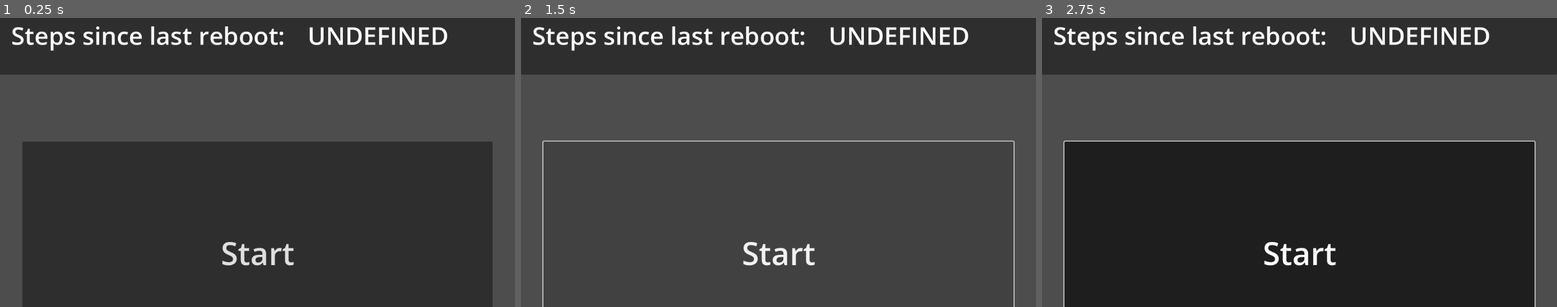
Above: before the commit, frames 1-3 (left to right).
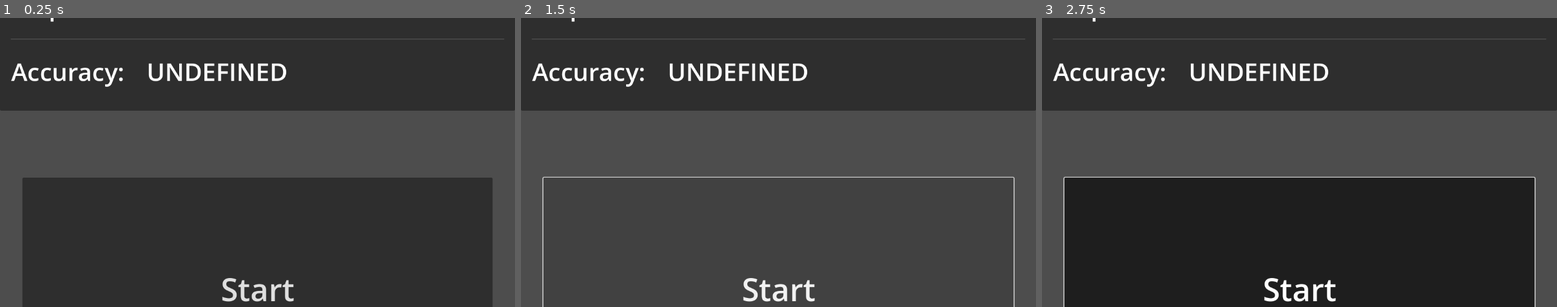
Above: after the commit, the same moments.

Repository: CoryParsnipson/godot-experiments
Game: Godot game, scene res://main.tscn
The game is run twice, just before and just after one commit, with the same random seed, the same clock (stepped at 60 frames per second) and the same inputs.
Inputs:
- Up to frame 1 (0.25 s): no input
- Up to frame 2 (1.5 s): click "Start" at 0.5 s; click "Start" at 1.25 s
- Up to frame 3 (2.75 s): click "Start" at 2 s

The runs differ from the first frame. In frame 1, 28% of the frame differs, in the area x 0-100%, y 0-99%; in frame 2, 17%; in frame 3, 28%.

Commit message:
Change godot demo flow.
Make the demo able to query step sensor info, and do this on startup if
the foreground service is detected.

Diff:
--- a/walk/android-plugin/plugin/demo/main.gd
+++ b/walk/android-plugin/plugin/demo/main.gd
@@ -11,6 +11,7 @@
 @onready var start_button = $VBoxContainer/btn_margin/btn_register_listener
 @onready var initial_button_text = $VBoxContainer/btn_margin/btn_register_listener.text
 @onready var step_counter_val_label = $VBoxContainer/PanelContainer/MarginContainer/step_counter_container/steps_display/steps_val
+@onready var step_counter_accuracy_label = $VBoxContainer/PanelContainer/MarginContainer/step_counter_container/accuracy_display/accuracy_val
 
 func _ready():
 	if Engine.has_singleton(_plugin_name):
@@ -22,10 +23,20 @@
 	# hook up signals
 	get_tree().on_request_permissions_result.connect(on_request_permissions_result)
 	_android_plugin.on_step_counter_updated.connect(on_step_counter_update)
+	_android_plugin.on_step_counter_accuracy_changed.connect(on_step_counter_accuracy_changed)
 
 	print("%s successfully loaded!" % _plugin_name)
 	_android_plugin.enableToast()
 	_android_plugin.healthCheck()
+
+	# get updated info immediately if we start and discover that the steps
+	# counter service is still up and running
+	if _android_plugin.isStepsCounterServiceRunning():
+		print("Steps Counter Service is already running. Requesting steps counter info...")
+		_android_plugin.updateStepsCounterInfo()
+
+		start_button.button_pressed = true
+		set_start_button_text()
 
 
 func require_android_plugin():
@@ -82,12 +93,20 @@
 	step_counter_val_label.text = str(val)
 
 
+func set_step_counter_accuracy_display(accuracy):
+	step_counter_accuracy_label.text = str(accuracy)
+
+
 func reset_step_counter_display(val = "UNDEFINED"):
 	set_step_counter_display(val)
 
 
 func on_step_counter_update(steps_since_last_reboot):
 	set_step_counter_display(steps_since_last_reboot)
+
+
+func on_step_counter_accuracy_changed(accuracy):
+	set_step_counter_accuracy_display(accuracy)
 
 
 func _on_start_button_toggled(toggled_on: bool):
--- a/walk/android-plugin/plugin/demo/main.tscn
+++ b/walk/android-plugin/plugin/demo/main.tscn
@@ -52,6 +52,7 @@
 
 [node name="HSeparator" type="HSeparator" parent="VBoxContainer/PanelContainer/MarginContainer/step_counter_container"]
 layout_mode = 2
+theme_override_constants/separation = 20
 
 [node name="steps_display" type="HBoxContainer" parent="VBoxContainer/PanelContainer/MarginContainer/step_counter_container"]
 layout_mode = 2
@@ -65,6 +66,24 @@
 [node name="steps_val" type="Label" parent="VBoxContainer/PanelContainer/MarginContainer/step_counter_container/steps_display"]
 layout_mode = 2
 size_flags_vertical = 1
+theme_override_font_sizes/font_size = 55
+text = "UNDEFINED"
+
+[node name="HSeparator2" type="HSeparator" parent="VBoxContainer/PanelContainer/MarginContainer/step_counter_container"]
+layout_mode = 2
+theme_override_constants/separation = 20
+
+[node name="accuracy_display" type="HBoxContainer" parent="VBoxContainer/PanelContainer/MarginContainer/step_counter_container"]
+layout_mode = 2
+theme_override_constants/separation = 50
+
+[node name="accuracy_label" type="Label" parent="VBoxContainer/PanelContainer/MarginContainer/step_counter_container/accuracy_display"]
+layout_mode = 2
+theme_override_font_sizes/font_size = 55
+text = "Accuracy:"
+
+[node name="accuracy_val" type="Label" parent="VBoxContainer/PanelContainer/MarginContainer/step_counter_container/accuracy_display"]
+layout_mode = 2
 theme_override_font_sizes/font_size = 55
 text = "UNDEFINED"
 
Not shown, changed: walk/android-plugin/plugin/src/main/java/org/godotengine/plugin/stepscounter/StepsCounter.kt
Not shown, changed: walk/android-plugin/plugin/src/main/java/org/godotengine/plugin/stepscounter/StepsCounterListener.kt
Not shown, changed: walk/android-plugin/plugin/src/main/java/org/godotengine/plugin/stepscounter/StepsCounterService.kt
